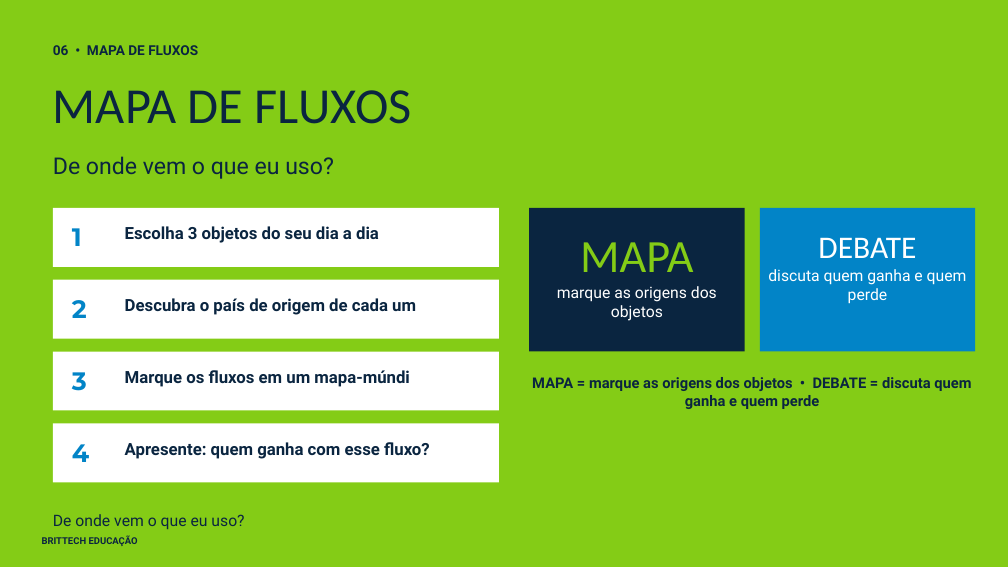
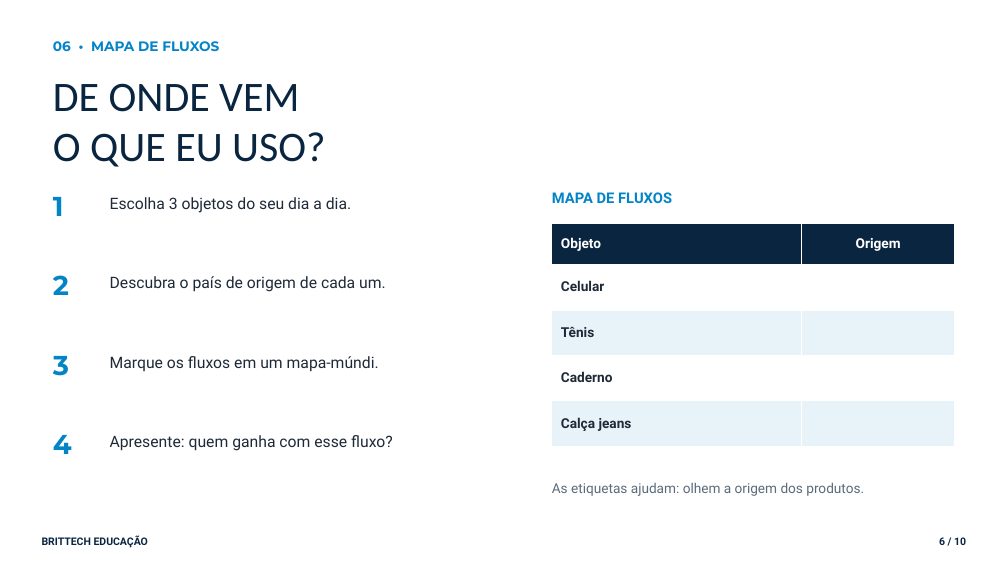
Before and after one commit to thiagollipe-web/brittech-educacao-aulas, a slide deck: slide 6 of ensino-medio/geografia-1serie-globalizacao-territorio.pptx. Drawn at 1008x567 pixels with LibreOffice and Linux fonts; fonts in the diff are those of the drawing. Boxes give left, top, right and bottom in pixels: in the first picture for what was removed or moved away, otherwise in the second. Text is boxed around its words. In the diff, an @@ line names an element or a change of style, - is before the commit and + after.

```diff
--- a/ensino-medio/geografia-1serie-globalizacao-territorio.pptx
+++ b/ensino-medio/geografia-1serie-globalizacao-territorio.pptx
@@ rectangle removed at (0,0,1008,567) @@
@@ text "06 • MAPA DE FLUXOS" at (53,41,219,51): font Roboto to Montserrat, text colour #0A2540 to #0284C7 @@
@@ text at (53,83,325,167): text changed; size 22 to 40 pt; font Roboto to Calibri @@
-De onde vem o que eu uso?
+DE ONDE VEM
+O QUE EU USO?
@@ text "1": place and size @@
-text "1" at (72,228,82,246)
+text "1" at (53,197,64,216)
@@ rectangle removed at (53,208,499,267) @@
@@ text at (110,197,351,213): text changed; size 16 to 15 pt; text colour #0A2540 to #1E2A38; bold off @@
-Escolha 3 objetos do seu dia a dia
+Escolha 3 objetos do seu dia a dia.
@@ rectangle removed at (529,208,745,352) @@
@@ text "MAPA DE FLUXOS": place and size @@
-text "MAPA DE FLUXOS" at (53,90,412,124)
+text "MAPA DE FLUXOS" at (552,192,672,203)
@@ text "MAPA DE FLUXOS" at (552,192,672,203): size 48 to 14 pt, font Calibri to Roboto, text colour #0A2540 to #0284C7, bold on; line spacing 1.02 to 1; more space between paragraphs @@
@@ rectangle removed at (760,208,975,352) @@
@@ table added at (552,223,955,446), 5 rows, 2 columns @@
+Objeto | Origem
+Celular | 
+Tênis | 
+Caderno | 
+Calça jeans | 
@@ text removed at (768,237,967,304) @@
-DEBATE
-discuta quem ganha e quem perde
@@ size 24 to 26 pt in 4 elements at (53,197,64,216), (53,435,72,454), (53,356,69,376), (53,275,69,295) @@
@@ text "2": place and size @@
-text "2" at (72,300,87,318)
+text "2" at (53,275,69,295)
@@ text removed at (557,242,717,321) @@
-MAPA
-marque as origens dos objetos
@@ rectangle removed at (53,280,499,339) @@
@@ text at (110,276,386,292): text changed; size 16 to 15 pt; text colour #0A2540 to #1E2A38; bold off @@
-Descubra o país de origem de cada um
+Descubra o país de origem de cada um.
@@ text "3": place and size @@
-text "3" at (72,372,87,391)
+text "3" at (53,356,69,376)
@@ rectangle removed at (53,352,499,411) @@
@@ text at (110,356,379,372): text changed; size 16 to 15 pt; text colour #0A2540 to #1E2A38; bold off @@
-Marque os fluxos em um mapa-múndi
+Marque os fluxos em um mapa-múndi.
@@ text removed at (532,377,971,409) @@
-MAPA = marque as origens dos objetos • DEBATE = discuta quem ganha e quem perde
@@ text "4": place and size @@
-text "4" at (72,444,89,462)
+text "4" at (53,435,72,454)
@@ rectangle removed at (53,423,499,482) @@
@@ text "Apresente: quem ganha com esse ...": place and size @@
-text "Apresente: quem ganha com esse ..." at (125,442,430,459)
+text "Apresente: quem ganha com esse ..." at (110,435,393,451)
@@ text "Apresente: quem ganha com esse ..." at (110,435,393,451): size 16 to 15 pt, text colour #0A2540 to #1E2A38, bold off; line spacing 1 to 1.12 @@
@@ text added at (552,482,864,496), 13 pt, text #5B6B7A @@
+As etiquetas ajudam: olhem a origem dos produtos.
@@ text "BRITTECH EDUCAÇÃO" at (42,536,148,548): size 9 to 10 pt @@
@@ text removed at (53,514,244,529) @@
-De onde vem o que eu uso?
@@ text added at (939,537,966,545), 10 pt, text #0A2540, bold @@
+6 / 10
```
Also in this commit, not shown: 4 other slides changed, 5 slides added, 3 slides removed, 4 other files.
